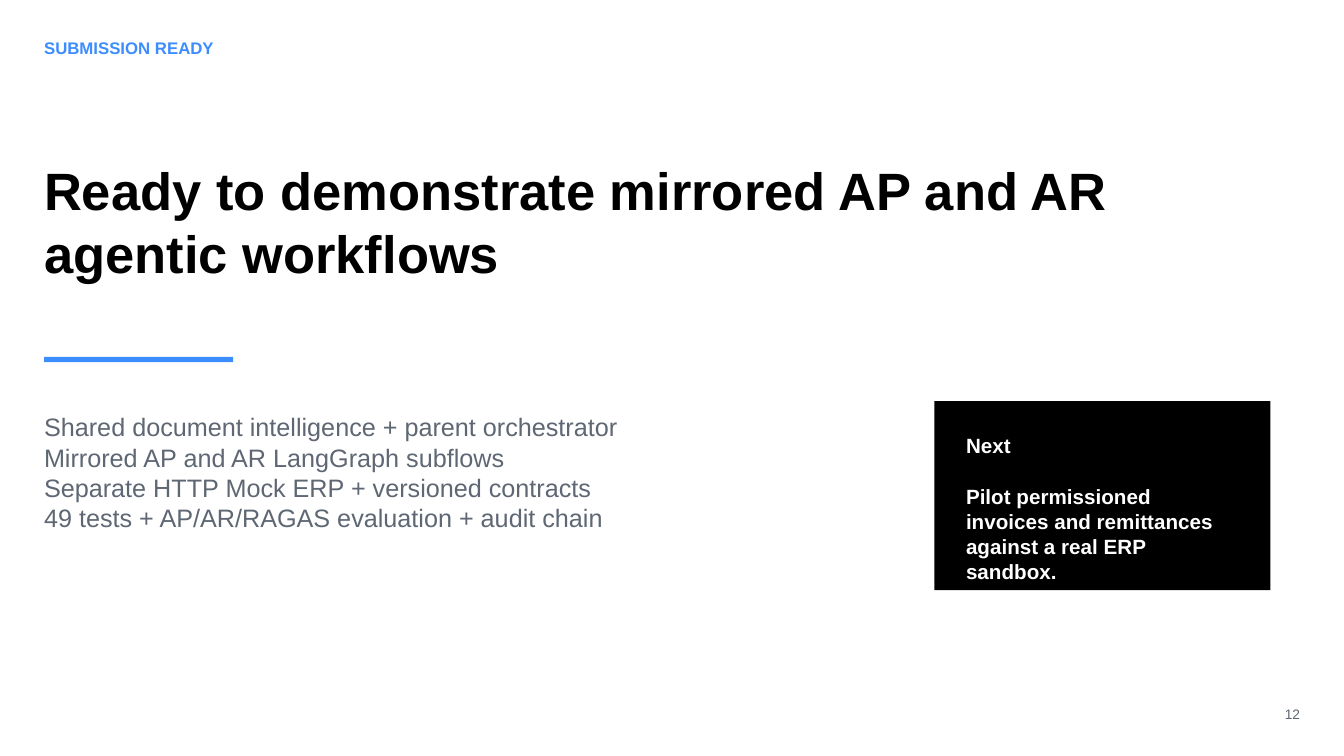
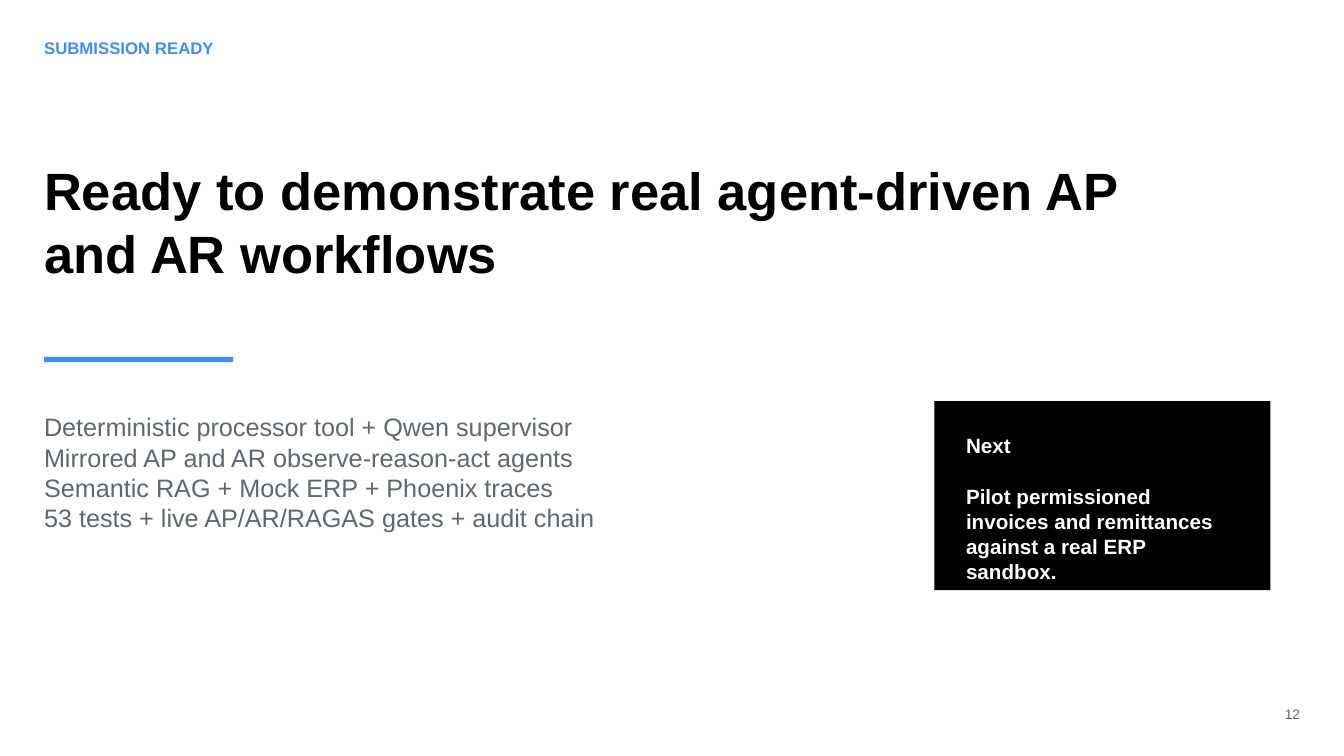
Before and after one commit to saifs1315/Agentic-Invoice-to-Payment, a slide deck: slide 12 of presentation/LedgerPilot_Assignment_Deck.pptx. Drawn at 1344x756 pixels with LibreOffice and Linux fonts; fonts in the diff are those of the drawing. Boxes give left, top, right and bottom in pixels: in the first picture for what was removed or moved away, otherwise in the second. Text is boxed around its words. In the diff, an @@ line names an element or a change of style, - is before the commit and + after.

Commit message:
Make AP and AR workflows mandatory AI agents

```diff
--- a/presentation/LedgerPilot_Assignment_Deck.pptx
+++ b/presentation/LedgerPilot_Assignment_Deck.pptx
@@ text at (44,172,1118,274): text changed @@
-Ready to demonstrate mirrored AP and AR agentic workflows
+Ready to demonstrate real agent-driven AP and AR workflows
@@ text at (44,417,594,532): text changed @@
-Shared document intelligence + parent orchestrator
-Mirrored AP and AR LangGraph subflows
-Separate HTTP Mock ERP + versioned contracts
-49 tests + AP/AR/RAGAS evaluation + audit chain
+Deterministic processor tool + Qwen supervisor
+Mirrored AP and AR observe-reason-act agents
+Semantic RAG + Mock ERP + Phoenix traces
+53 tests + live AP/AR/RAGAS gates + audit chain
```
Also in this commit, not shown: 8 other slides changed, 38 other files.
